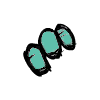
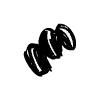
Revision of a layered 100px x 100px image; what changed, layer by layer:
added layer "Layer" above "hand-18.png" over bbox(23, 23, 76, 77)
hid "hand-18.png" over bbox(23, 23, 77, 77)
